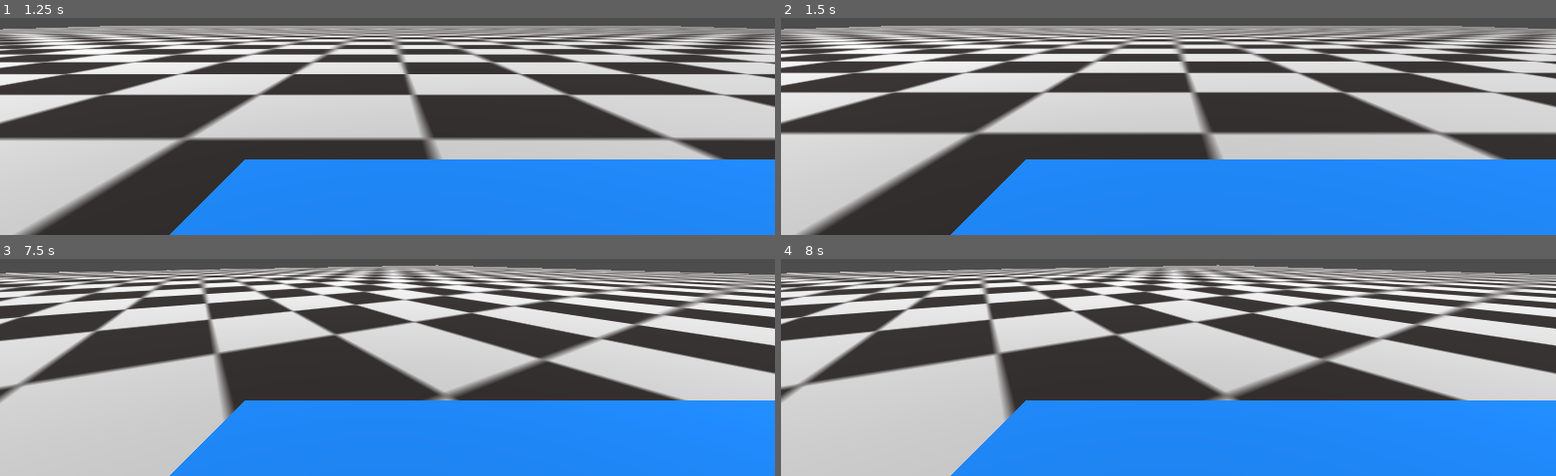
Above: before the commit, frames 1-4 (two rows, left to right).
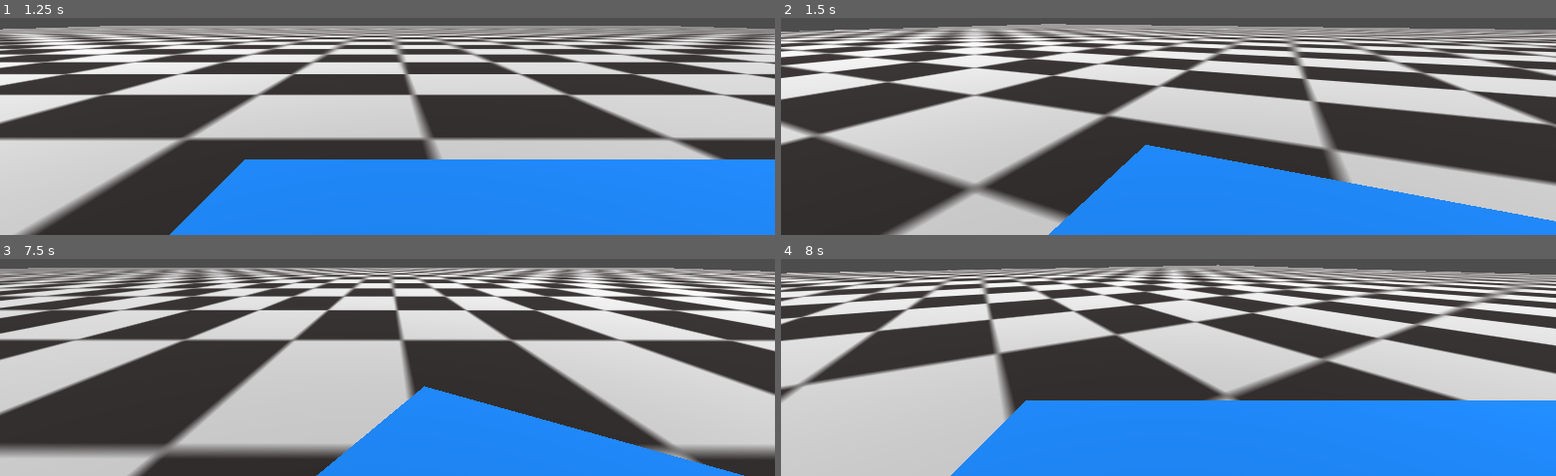
Above: after the commit, the same moments.

Repository: cembatdal/taksi
Game: Godot game, scene res://world.tscn
Two runs of this game, one before a commit and one after it. Both use one fixed random seed, a clock stepped at 60 frames per second and the inputs below.
Inputs (mouse positions are in pixels of both pictures, inside the frame that each line leads up to):
- Up to frame 1 (1.25 s): tap Enter at 0.5 s; move the mouse to (outside the picture) at 0.52 s; hold D (steer_right) from 0.53 s (still down); hold Right mouse button (look_mode, bound only after the commit) from 0.53 s (still down)
- Up to frame 2 (1.5 s): tap Space at 1.25 s; move the mouse to (1013, 39) at 1.27 s; release D (steer_right) at 1.28 s; release Right mouse button (look_mode, bound only after the commit) at 1.28 s; hold S (brake) from 1.28 s (still down); tap W (throttle) at 1.35 s
- Up to frame 3 (7.5 s): right-click (232, 280) at 1.55 s; move the mouse to (outside the picture) at 2.02 s; release S (brake) at 2.03 s; hold Right mouse button (look_mode, bound only after the commit) 2.03-2.78 s; hold D (steer_right) 2.03-3.53 s; tap Enter at 2.75, 6.5 s; move the mouse to (348, 345) at 2.77 s; right-click (348, 345) at 2.85 s; tap Space at 3.5, 7.25 s; move the mouse to (620, 324) at 3.52 s; hold W (throttle) 3.53-4.28 s; hold A (steer_left) 3.53-5.03 s; right-click (620, 324) at 3.8 s; move the mouse to (outside the picture) at 4.27 s; right-click (outside the picture) at 4.35 s; move the mouse to (outside the picture) at 5.02 s; hold S (brake) 5.03-5.78 s; hold Right mouse button (look_mode, bound only after the commit) 5.03-5.78 s; move the mouse to (outside the picture) at 5.77 s; hold D (steer_right) from 5.78 s (still down); tap W (throttle) at 5.85 s; right-click (outside the picture) at 6.05 s; move the mouse to (outside the picture) at 6.52 s; hold Right mouse button (look_mode, bound only after the commit) 6.53-7.28 s; move the mouse to (232, 280) at 7.27 s; right-click (232, 280) at 7.35 s
- Up to frame 4 (8 s): keep holding D (steer_right)

Frame 1 is identical in both runs. In frame 2, 55% of the frame differs, in the area x 0-100%, y 2-100%; in frame 3, 61%; in frame 4, nothing differs.

Commit message:
Add driver look controller and taxi integration
Introduce DriverLookController.gd (and its .uid) to provide a mouse-look for the driver: press the new `look_mode` action to capture the mouse, rotate the head_pivot yaw with sensitivity and clamped min/max, and smoothly return to center when released. Add `look_mode` input mapping to project.godot. Update taxi.tscn to add the script as an external resource, attach it to the DriverSeat node, and set the head_pivot NodePath to HeadPivot.

Diff:
--- /dev/null
+++ b/DriverLookController.gd
@@ -0,0 +1,35 @@
+extends Node3D
+
+@export var head_pivot: Node3D
+
+@export var look_sensitivity: float = 0.12
+@export var return_speed: float = 180.0
+
+@export var min_yaw: float = -155.0
+@export var max_yaw: float = 90.0
+
+var yaw: float = 0.0
+var is_looking: bool = false
+
+
+func _input(event: InputEvent) -> void:
+	if event.is_action_pressed("look_mode"):
+		is_looking = true
+		Input.mouse_mode = Input.MOUSE_MODE_CAPTURED
+
+	if event.is_action_released("look_mode"):
+		is_looking = false
+		Input.mouse_mode = Input.MOUSE_MODE_VISIBLE
+
+	var mouse_motion: InputEventMouseMotion = event as InputEventMouseMotion
+
+	if is_looking and mouse_motion != null:
+		yaw -= mouse_motion.relative.x * look_sensitivity
+		yaw = clamp(yaw, min_yaw, max_yaw)
+
+
+func _process(delta: float) -> void:
+	if not is_looking:
+		yaw = move_toward(yaw, 0.0, return_speed * delta)
+
+	head_pivot.rotation_degrees.y = yaw
--- a/project.godot
+++ b/project.godot
@@ -37,6 +37,11 @@
 "events": [Object(InputEventKey,"resource_local_to_scene":false,"resource_name":"","device":-1,"window_id":0,"alt_press …(192 unchanged characters)…
 ]
 }
+look_mode={
+"deadzone": 0.2,
+"events": [Object(InputEventMouseButton,"resource_local_to_scene":false,"resource_name":"","device":-1,"window_id":0,"alt_pressed":false,"shift_pressed":false,"ctrl_pressed":false,"meta_pressed":false,"button_mask":2,"position":Vector2(357, 22),"global_position":Vector2(366, 70),"factor":1.0,"button_index":2,"canceled":false,"pressed":true,"double_click":false,"script":null)
+]
+}
 
 [physics]
 
--- a/taxi.tscn
+++ b/taxi.tscn
@@ -1,6 +1,7 @@
 [gd_scene format=3 uid="uid://cm0etv3nqtc6n"]
 
 [ext_resource type="Script" uid="uid://c8n4t52lin772" path="res://taxi.gd" id="1_nxq8a"]
+[ext_resource type="Script" uid="uid://ccc4g84svwxbd" path="res://DriverLookController.gd" id="2_ok8at"]
 
 [sub_resource type="BoxShape3D" id="BoxShape3D_fct5l"]
 size = Vector3(2, 1, 3)
@@ -23,8 +24,10 @@
 transform = Transform3D(1, 0, 0, 0, 1, 0, 0, 0, 1, 0, 1, 0)
 mesh = SubResource("BoxMesh_fct5l")
 
-[node name="DriverSeat" type="Node3D" parent="." unique_id=1332846349]
+[node name="DriverSeat" type="Node3D" parent="." unique_id=1332846349 node_paths=PackedStringArray("head_pivot")]
 transform = Transform3D(1, 0, 0, 0, 1, 0, 0, 0, 1, -0.5, 2, -0.5)
+script = ExtResource("2_ok8at")
+head_pivot = NodePath("HeadPivot")
 
 [node name="HeadPivot" type="Node3D" parent="DriverSeat" unique_id=651185044]
 
Not shown, added: DriverLookController.gd.uid
